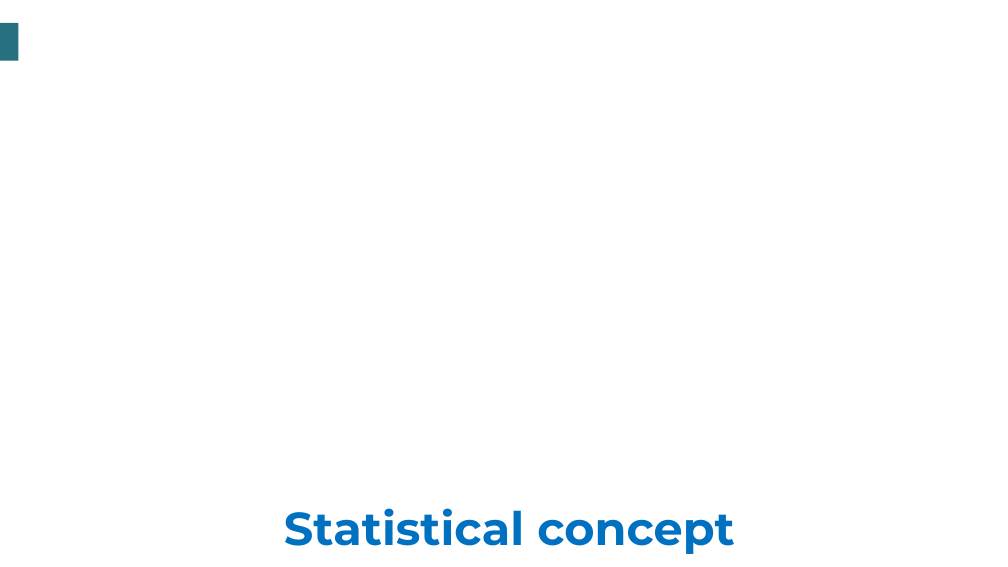
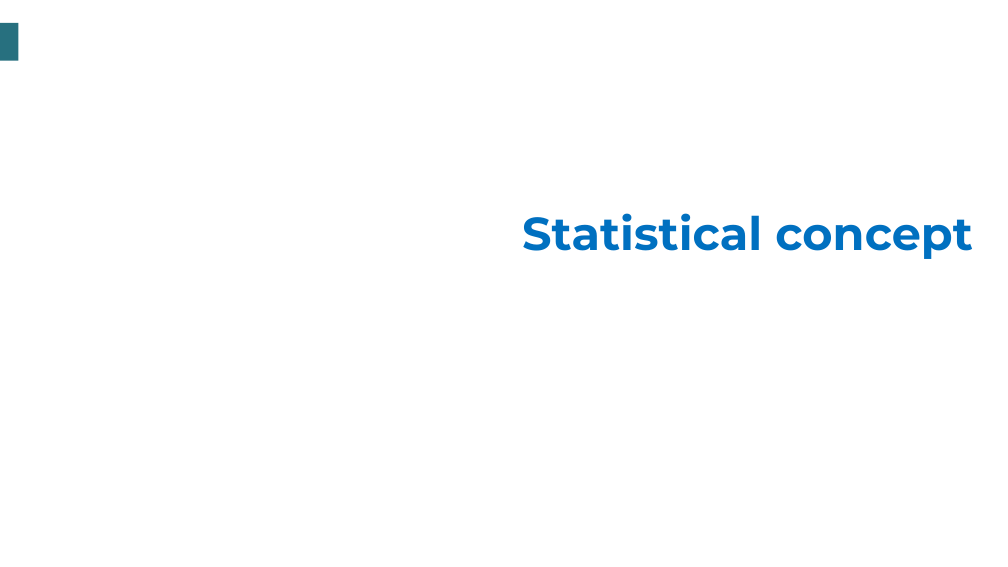
Before and after one commit to tauniversity/TAU-Data-Science-Training, a slide deck: slide 2 of Data Science resources/Introduction to Machine Learning/Slides/Slide Unit 1/1. Statistical concept.pptx. Drawn at 1008x567 pixels with LibreOffice and Linux fonts; fonts in the diff are those of the drawing; background and template pictures are left out. Boxes give left, top, right and bottom in pixels: in the first picture for what was removed or moved away, otherwise in the second. Text is boxed around its words. In the diff, an @@ line names an element or a change of style, - is before the commit and + after.

Commit message:
Slide Unit 1: Statistical concept (completed)

```diff
--- a/Data Science resources/Introduction to Machine Learning/Slides/Slide Unit 1/1. Statistical concept.pptx
+++ b/Data Science resources/Introduction to Machine Learning/Slides/Slide Unit 1/1. Statistical concept.pptx
@@ title "Statistical concept": place and size @@
-title "Statistical concept" at (284, 508, 734, 554)
+title "Statistical concept" at (522, 213, 972, 259)
```
Also in this commit, not shown: 1 other slide changed.
